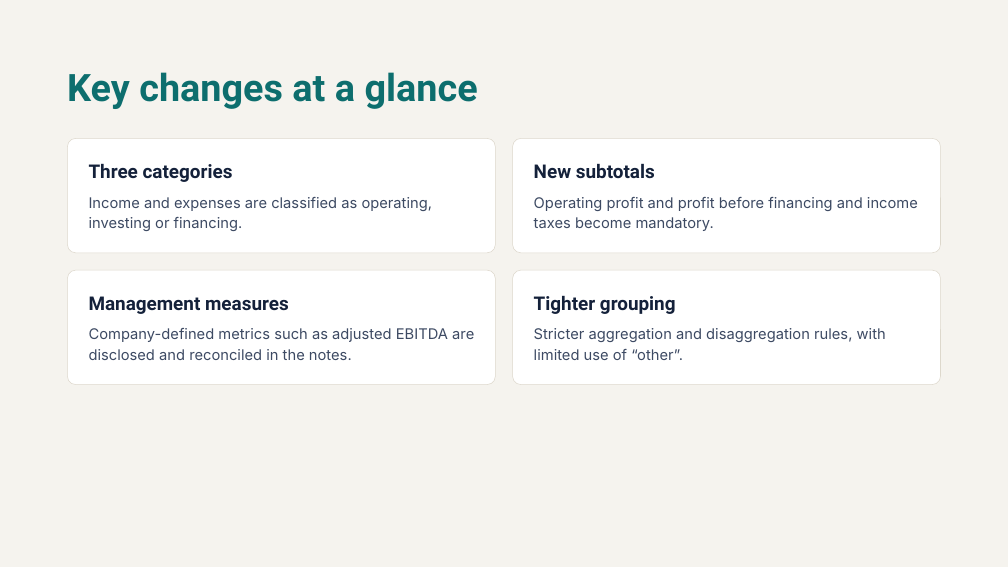
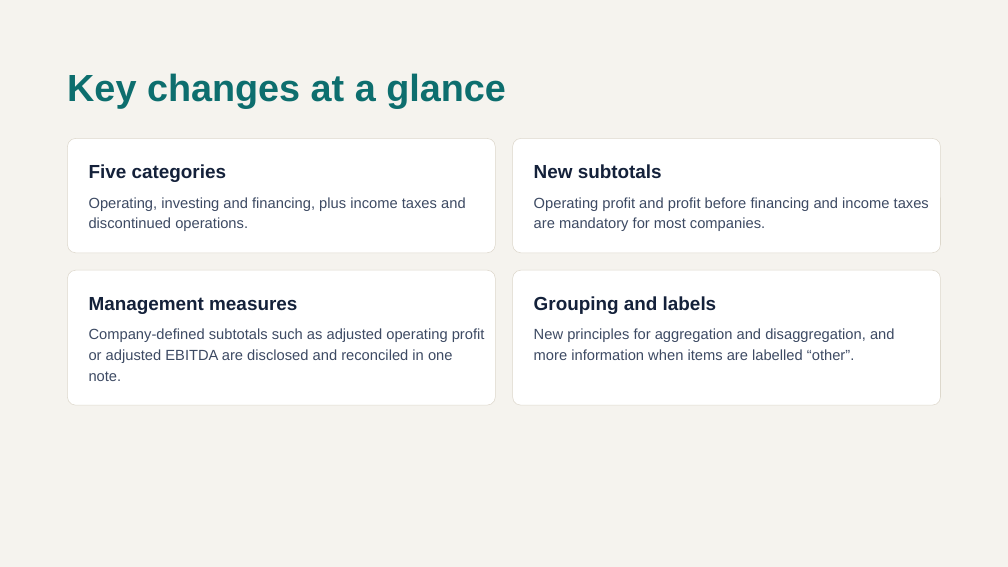
Before and after one commit to arbazm226/arbaz-portfolio, a slide deck: slide 4 of public/Documents/IFRS-18-Changes-Impact-and-Benefits.pptx (slide 2 before the commit). Drawn at 1008x567 pixels with LibreOffice and Linux fonts; fonts in the diff are those of the drawing. Boxes give left, top, right and bottom in pixels: in the first picture for what was removed or moved away, otherwise in the second. Text is boxed around its words. In the diff, an @@ line names an element or a change of style, - is before the commit and + after.

```diff
--- a/public/Documents/IFRS-18-Changes-Impact-and-Benefits.pptx
+++ b/public/Documents/IFRS-18-Changes-Impact-and-Benefits.pptx
@@ text at [89,164,226,182]: text changed; font Roboto to Arial @@
-Three categories
+Five categories
@@ text at [89,197,466,231]: text changed; font Inter to Arial @@
-Income and expenses are classified as operating, investing or financing.
+Operating, investing and financing, plus income taxes and discontinued operations.
@@ text at [534,197,929,231]: text changed; font Inter to Arial @@
-Operating profit and profit before financing and income taxes become mandatory.
+Operating profit and profit before financing and income taxes are mandatory for most companies.
@@ rounded rectangle at [67,270,495,405]: proportions changed @@
@@ rounded rectangle: place and size @@
-rounded rectangle at [67,270,495,384]
+rounded rectangle at [67,270,495,405]
@@ font Roboto to Arial in 3 elements at [67,73,506,108], [534,164,662,178], [89,297,297,314] @@
@@ rounded rectangle: place and size @@
-rounded rectangle at [513,270,941,384]
+rounded rectangle at [513,270,941,405]
@@ rounded rectangle at [513,270,941,405]: proportions changed @@
@@ text at [534,296,717,314]: text changed; font Roboto to Arial @@
-Tighter grouping
+Grouping and labels
@@ text at [89,328,485,381]: text changed; font Inter to Arial @@
-Company-defined metrics such as adjusted EBITDA are disclosed and reconciled in the notes.
+Company-defined subtotals such as adjusted operating profit or adjusted EBITDA are disclosed and reconciled in one note.
@@ text at [534,328,895,360]: text changed; font Inter to Arial @@
-Stricter aggregation and disaggregation rules, with limited use of “other”.
+New principles for aggregation and disaggregation, and more information when items are labelled “other”.
```
Also in this commit, not shown: 3 other slides changed, 9 slides added, 2 slides removed.
